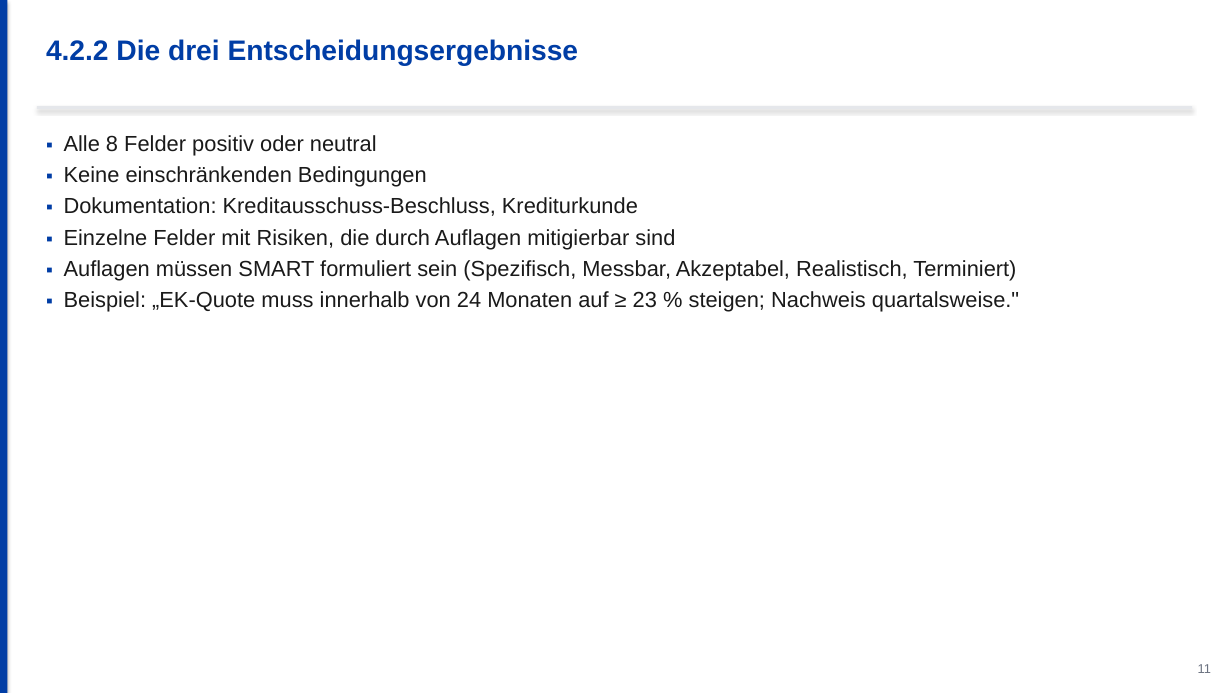
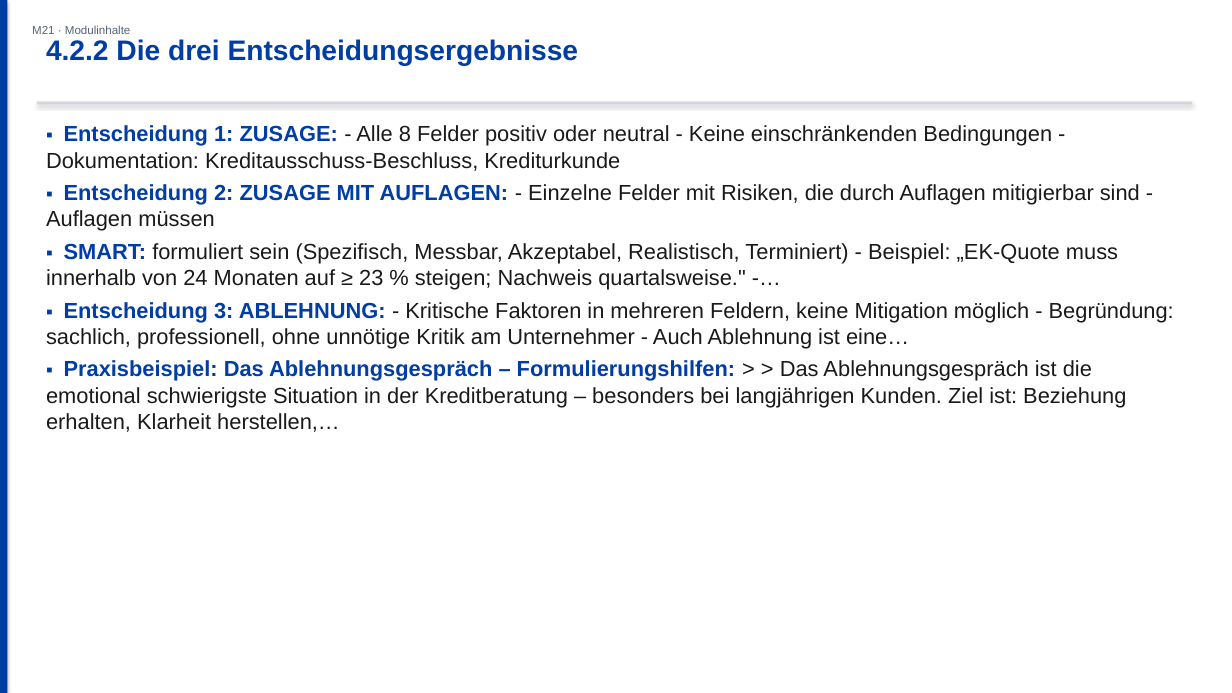
Before and after one commit to ck5rqc47pr-byte/firmenkundenakademie-online, a slide deck: slide 18 of public/downloads/praesentation/M21.pptx (slide 13 before the commit). Drawn at 1232x693 pixels with LibreOffice and Linux fonts; fonts in the diff are those of the drawing. Boxes give left, top, right and bottom in pixels: in the first picture for what was removed or moved away, otherwise in the second. Text is boxed around its words. In the diff, an @@ line names an element or a change of style, - is before the commit and + after.

```diff
--- a/public/downloads/praesentation/M21.pptx
+++ b/public/downloads/praesentation/M21.pptx
@@ text added at <box>32,25,131,34</box>, 9 pt, text #556575 @@
+M21 · Modulinhalte
@@ rectangle: place and size @@
-rectangle at <box>37,106,1192,109</box>
+rectangle at <box>37,102,1192,104</box>
@@ rectangle at <box>37,102,1192,104</box>: fill #E5E7EB to #D1D5DB @@
@@ text at <box>46,125,1174,432</box>: text changed @@
-▪ Alle 8 Felder positiv oder neutral
-▪ Keine einschränkenden Bedingungen
-▪ Dokumentation: Kreditausschuss-Beschluss, Krediturkunde
-▪ Einzelne Felder mit Risiken, die durch Auflagen mitigierbar sind
-▪ Auflagen müssen SMART formuliert sein (Spezifisch, Messbar, Akzeptabel, Realistisch, Terminiert)
-▪ Beispiel: „EK-Quote muss innerhalb von 24 Monaten auf ≥ 23 % steigen; Nachweis quartalsweise."
+▪ Entscheidung 1: ZUSAGE: - Alle 8 Felder positiv oder neutral - Keine einschränkenden Bedingungen - Dokumentation: Kreditausschuss-Beschluss, Krediturkunde
+▪ Entscheidung 2: ZUSAGE MIT AUFLAGEN: - Einzelne Felder mit Risiken, die durch Auflagen mitigierbar sind - Auflagen müssen
+▪ SMART: formuliert sein (Spezifisch, Messbar, Akzeptabel, Realistisch, Terminiert) - Beispiel: „EK-Quote muss innerhalb von 24 Monaten auf ≥ 23 % steigen; Nachweis quartalsweise." -…
+▪ Entscheidung 3: ABLEHNUNG: - Kritische Faktoren in mehreren Feldern, keine Mitigation möglich - Begründung: sachlich, professionell, ohne unnötige Kritik am Unternehmer - Auch Ablehnung ist eine…
+▪ Praxisbeispiel: Das Ablehnungsgespräch – Formulierungshilfen: > > Das Ablehnungsgespräch ist die emotional schwierigste Situation in der Kreditberatung – besonders bei langjährigen Kunden. Ziel ist: Beziehung erhalten, Klarheit herstellen,…
@@ text removed at <box>1198,664,1211,673</box> @@
-11
```
Also in this commit, not shown: 12 other slides changed, 23 slides added, 14 slides removed, 23 other files.
